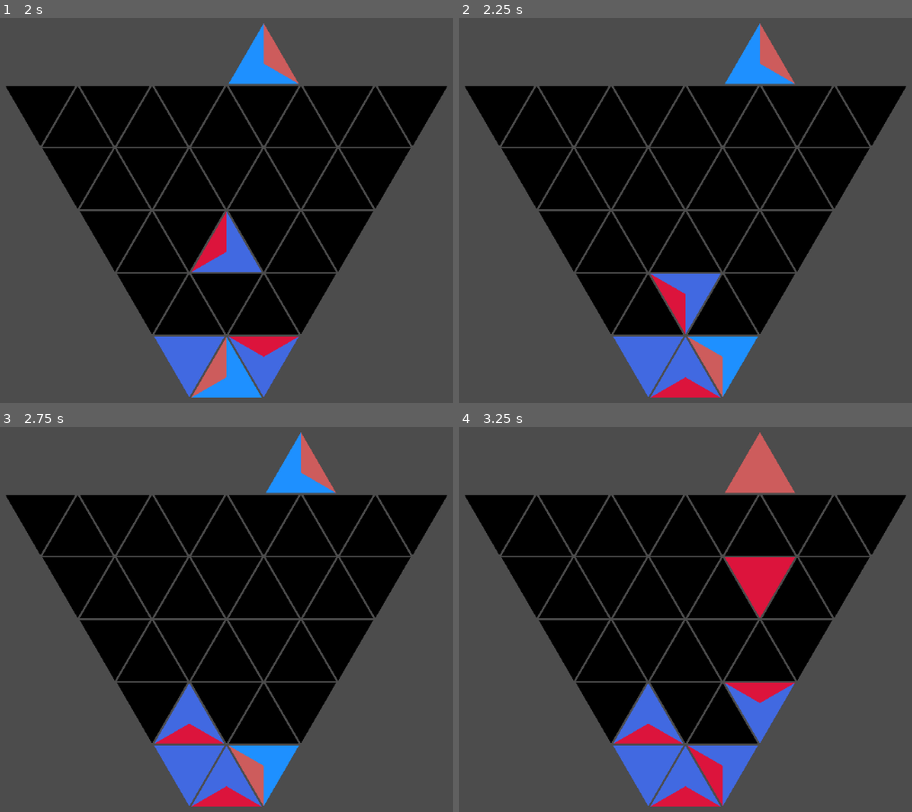
Above: before the commit, frames 1-4 (two rows, left to right).
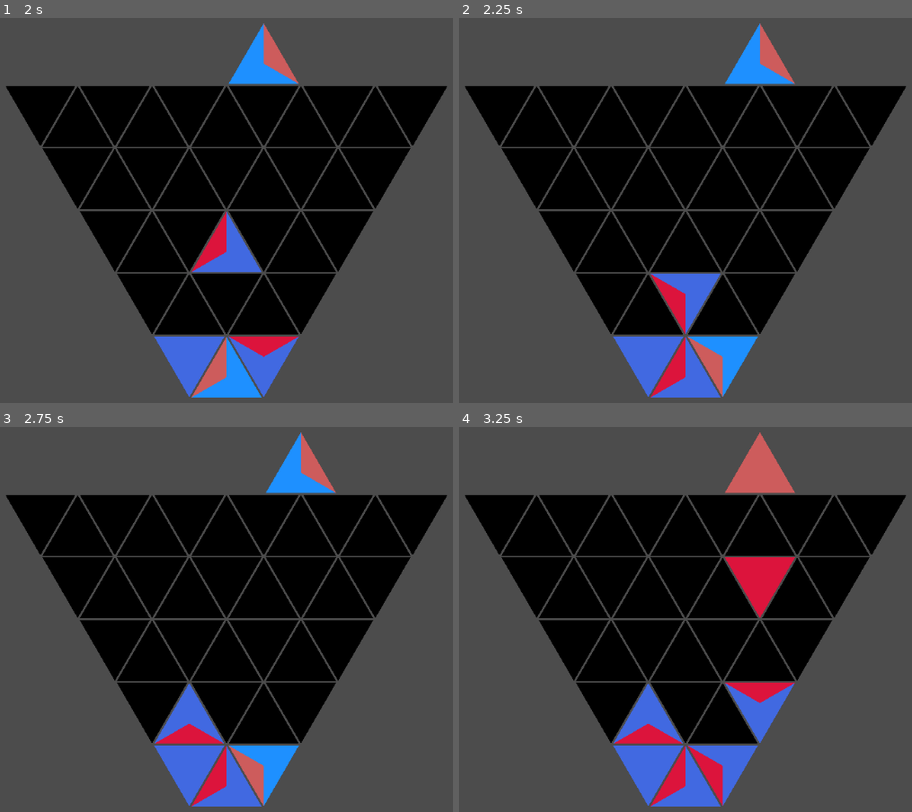
Above: after the commit, the same moments.

Repository: BoatsandJoes/tri-twist
Game: Godot game, scene res://scenes/Main.tscn
The game is run twice, just before and just after one commit, with the same random seed, the same clock (stepped at 60 frames per second) and the same inputs.
Inputs (mouse positions are in pixels of both pictures, inside the frame that each line leads up to):
- Up to frame 1 (2 s): tap Enter (ui_accept) at 0.5, 0.77, 1.52 s; move the mouse to (154, 337) at 0.52 s; hold Right (ui_right) 0.53-1.28 s; click (154, 337) at 0.67 s; move the mouse to (190, 399) at 1.27 s; hold Down (ui_down) from 1.28 s (still down); click (190, 399) at 1.42 s
- Up to frame 2 (2.25 s): move the mouse to (685, 337) at 2.02 s; release Down (ui_down) at 2.03 s; hold Right (ui_right) from 2.03 s (still down); click (685, 337) at 2.17 s
- Up to frame 3 (2.75 s): keep holding Right (ui_right)
- Up to frame 4 (3.25 s): tap Enter (ui_accept) at 2.75, 3.02 s; move the mouse to (576, 681) at 2.77 s; release Right (ui_right) at 2.78 s; hold Up (ui_up) from 2.78 s (still down); click (576, 681) at 2.92 s

Frame 1 is identical in both runs. In frame 2, 0.8% of the frame differs, in the area x 42-58%, y 82-99%; in frame 3, 0.8%; in frame 4, 0.8%.

Commit message:
New twisting rules.

Diff:
--- a/scenes/GameGrid.gd
+++ b/scenes/GameGrid.gd
@@ -127,20 +127,40 @@
 	if event.button_index == 3:
 		# delete tile, debug
 		grid[rowIndex][columnIndex].clear(grid[rowIndex][columnIndex].colors.size() - 1)
-	if event.button_index == 1 || event.button_index == 2:
+	elif event.button_index == 8 || event.button_index == 9 || event.button_index == 1 || event.button_index == 2:
 		# rotate
 		var rotation
-		if event.button_index == 1:
+		if event.button_index == 8 || event.button_index == 1:
 			rotation = Rotation.COUNTERCLOCKWISE
 		else:
 			rotation = Rotation.CLOCKWISE
 		grid[rowIndex][columnIndex].spin(rotation)
-		# Get and rotate neighbors opposite way
-		for i in range(3):
-			var neighbor = get_neighbor(rowIndex, columnIndex, i)
-			if neighbor != null:
-				neighbor.spin(-rotation)
-		clear_enclosed_areas()
+		# Get and rotate neighbors same way
+		var leftNeighbor = get_neighbor(rowIndex, columnIndex, Direction.LEFT)
+		var rightNeighbor = get_neighbor(rowIndex, columnIndex, Direction.RIGHT)
+		var verticalNeighbor = get_neighbor(rowIndex, columnIndex, Direction.VERTICAL)
+		# move disallowed if one neighbor is off the grid
+		if (leftNeighbor != null && rightNeighbor != null && verticalNeighbor != null):
+			leftNeighbor.spin(rotation)
+			rightNeighbor.spin(rotation)
+			verticalNeighbor.spin(rotation)
+			if ((event.button_index == 1 && grid[rowIndex][columnIndex].pointFacingUp) ||
+			(event.button_index == 2 && !grid[rowIndex][columnIndex].pointFacingUp)):
+				# Move tiles around center
+				var tempVertColors = [verticalNeighbor.leftColor,
+						verticalNeighbor.rightColor, verticalNeighbor.verticalColor]
+				verticalNeighbor.set_colors(leftNeighbor.leftColor, leftNeighbor.rightColor, leftNeighbor.verticalColor)
+				leftNeighbor.set_colors(rightNeighbor.leftColor, rightNeighbor.rightColor, rightNeighbor.verticalColor)
+				rightNeighbor.set_colors(tempVertColors[0], tempVertColors[1], tempVertColors[2])
+			elif ((event.button_index == 1 && !grid[rowIndex][columnIndex].pointFacingUp) ||
+			(event.button_index == 2 && grid[rowIndex][columnIndex].pointFacingUp)):
+				# Move tiles around center
+				var tempVertColors = [verticalNeighbor.leftColor,
+						verticalNeighbor.rightColor, verticalNeighbor.verticalColor]
+				verticalNeighbor.set_colors(rightNeighbor.leftColor, rightNeighbor.rightColor, rightNeighbor.verticalColor)
+				rightNeighbor.set_colors(leftNeighbor.leftColor, leftNeighbor.rightColor, leftNeighbor.verticalColor)
+				leftNeighbor.set_colors(tempVertColors[0], tempVertColors[1], tempVertColors[2])
+			clear_enclosed_areas()
 
 # find all cells that have an enclosed area, and clear them.
 func clear_enclosed_areas():
--- a/scenes/Main.tscn
+++ b/scenes/Main.tscn
@@ -1,15 +1,8 @@
-[gd_scene load_steps=4 format=2]
+[gd_scene load_steps=3 format=2]
 
 [ext_resource path="res://scenes/Main.gd" type="Script" id=1]
 [ext_resource path="res://scenes/GameScene.tscn" type="PackedScene" id=2]
 
-[sub_resource type="CanvasItemMaterial" id=1]
-
 [node name="Main" type="Node2D"]
 script = ExtResource( 1 )
 GameScene = ExtResource( 2 )
-
-[node name="ParallaxBackground" type="ParallaxBackground" parent="."]
-
-[node name="ParallaxLayer" type="ParallaxLayer" parent="ParallaxBackground"]
-material = SubResource( 1 )
--- a/scenes/TriangleCell.gd
+++ b/scenes/TriangleCell.gd
@@ -68,23 +68,22 @@
 	verticalColor = randi() % (colors.size() - 1)
 	update_colors_visually()
 
+func set_colors(left: int, right: int, vertical: int):
+	leftColor = left
+	rightColor = right
+	verticalColor = vertical
+	update_colors_visually()
+
 func fill_from_neighbor(neighborLeftColor: int, neighborRightColor: int, neighborVerticalColor: int, direction: int,
 		isLeftNeighborFilled: bool, isRightNeighborFilled: bool):
 	if (direction == get_parent().Direction.LEFT ||
 	(isRightNeighborFilled && direction == get_parent().Direction.VERTICAL)):
-		leftColor = neighborLeftColor
-		rightColor = neighborVerticalColor
-		verticalColor = neighborRightColor
+		set_colors(neighborLeftColor, neighborVerticalColor, neighborRightColor)
 	elif (direction == get_parent().Direction.RIGHT ||
 	(isLeftNeighborFilled && direction == get_parent().Direction.VERTICAL)):
-		rightColor = neighborRightColor
-		leftColor = neighborVerticalColor
-		verticalColor = neighborLeftColor
+		set_colors(neighborVerticalColor, neighborRightColor,neighborLeftColor)
 	else:
-		rightColor = neighborRightColor;
-		leftColor = neighborLeftColor;
-		verticalColor = neighborVerticalColor;
-	update_colors_visually()
+		set_colors(neighborLeftColor, neighborRightColor, neighborVerticalColor)
 
 func update_colors_visually():
 	if cellFocused:
@@ -106,26 +105,16 @@
 
 func spin(rotation: int):
 	if !is_marked_for_clear():
-		var tempVerticalColor = verticalColor
-		var tempLeftColor = leftColor
 		if ((rotation == get_parent().Rotation.COUNTERCLOCKWISE && !pointFacingUp)
 				|| (rotation == get_parent().Rotation.CLOCKWISE && pointFacingUp)):
-			verticalColor = rightColor
-			leftColor = tempVerticalColor
-			rightColor = tempLeftColor
+			set_colors(verticalColor, leftColor, rightColor)
 		else:
-			leftColor = rightColor
-			verticalColor = tempLeftColor
-			rightColor = tempVerticalColor
-		update_colors_visually()
+			set_colors(rightColor, verticalColor, leftColor)
 
 func clear(color: int):
 	if (color == colors.size() - 1 && !is_marked_for_clear()):
 		# Immediately blank tile.
-		leftColor = colors.size() - 1
-		rightColor = colors.size() - 1
-		verticalColor = colors.size() - 1
-		update_colors_visually()
+		set_colors(colors.size() - 1, colors.size() - 1, colors.size() - 1)
 	elif color != colors.size() - 1:
 		# Mark cell for clearing, visually. Remove focus highlights, too, but not other clear highlights.
 		if leftColor == color:
Not shown, added: export_presets.cfg
Not shown, removed: LICENSE
Not shown, changed: README.md
